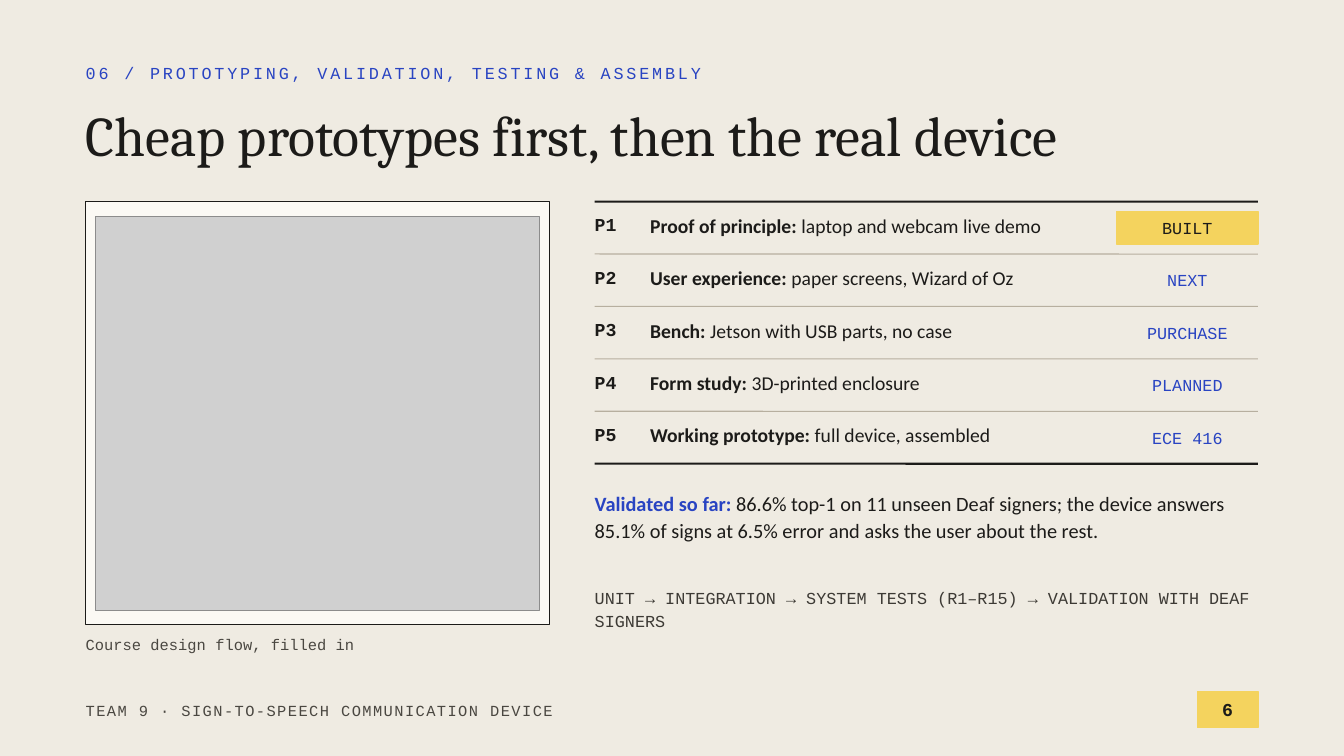
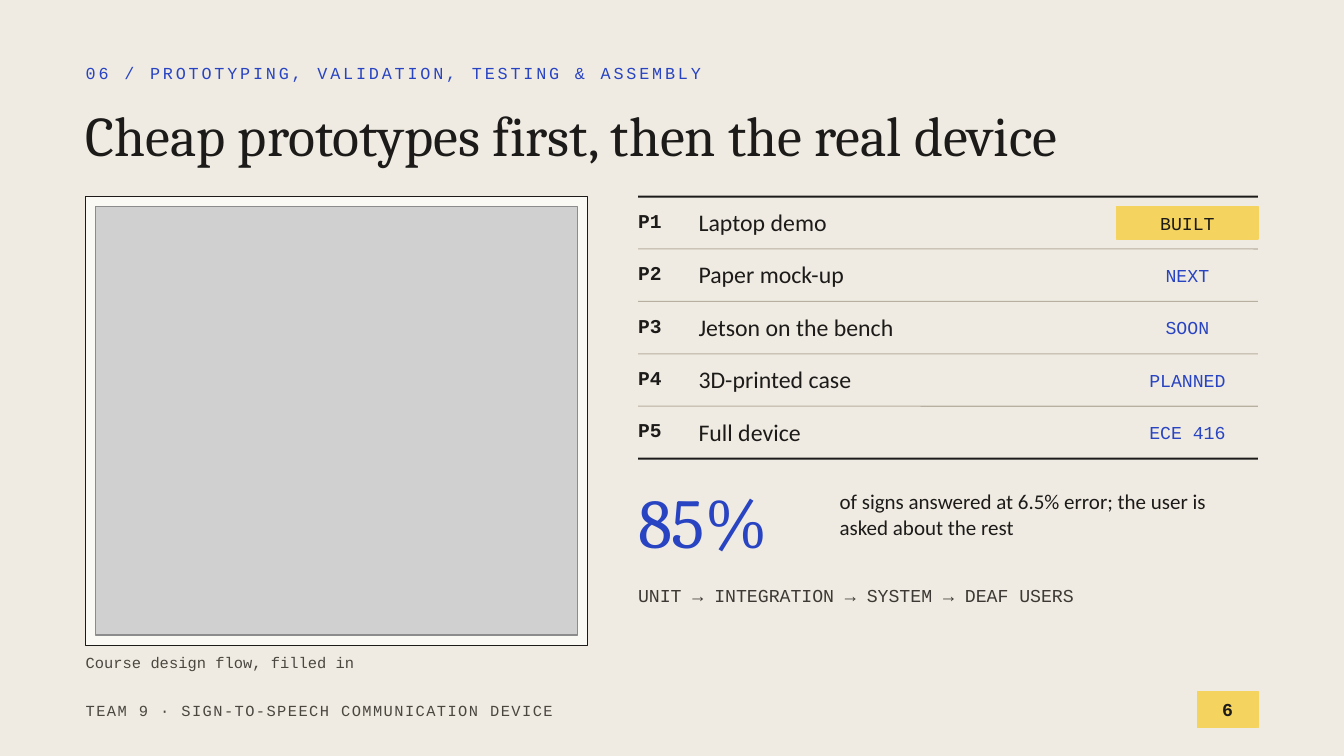
Before and after one commit to anxious956/Multilingual-Sign-to-Speech-Communication-Device, a slide deck: slide 6 of docs/presentation/Team9_Proposal_Presentation.pptx. Drawn at 1344x756 pixels with LibreOffice and Linux fonts; fonts in the diff are those of the drawing; grey boxes stand for pictures. Boxes give left, top, right and bottom in pixels: in the first picture for what was removed or moved away, otherwise in the second. Text is boxed around its words. In the diff, an @@ line names an element or a change of style, - is before the commit and + after.

```diff
--- a/docs/presentation/Team9_Proposal_Presentation.pptx
+++ b/docs/presentation/Team9_Proposal_Presentation.pptx
@@ rectangle: place and size @@
-rectangle at [86, 202, 549, 625]
+rectangle at [86, 197, 588, 645]
@@ picture: place and size @@
-picture at [96, 216, 539, 610]
+picture at [96, 207, 578, 635]
@@ text "P1": place and size @@
-text "P1" at [595, 219, 617, 231]
+text "P1" at [638, 215, 662, 228]
@@ line moved from (595, 202) - (1258, 202) to (638, 197) - (1258, 197) @@
@@ rectangle: place and size @@
-rectangle at [1117, 212, 1258, 244]
+rectangle at [1117, 207, 1258, 239]
@@ text at [699, 214, 827, 235]: text changed; size 14 to 17 pt @@
-Proof of principle: laptop and webcam live demo
+Laptop demo
@@ text "P2": place and size @@
-text "P2" at [595, 272, 617, 284]
+text "P2" at [638, 267, 662, 280]
@@ line moved from (595, 254) - (1258, 254) to (638, 249) - (1258, 249) @@
@@ text at [699, 266, 844, 287]: text changed; size 14 to 17 pt @@
-User experience: paper screens, Wizard of Oz
+Paper mock-up
@@ text "P3": place and size @@
-text "P3" at [595, 324, 617, 336]
+text "P3" at [638, 320, 662, 333]
@@ line moved from (595, 307) - (1258, 307) to (638, 301) - (1258, 301) @@
@@ text at [699, 319, 893, 336]: text changed; size 14 to 17 pt @@
-Bench: Jetson with USB parts, no case
+Jetson on the bench
@@ text at [1166, 322, 1210, 334]: text changed; size 12 to 13 pt @@
-PURCHASE
+SOON
@@ line moved from (595, 359) - (1258, 359) to (638, 354) - (1258, 354) @@
@@ text "P4": place and size @@
-text "P4" at [595, 377, 617, 389]
+text "P4" at [638, 372, 662, 385]
@@ text at [699, 371, 851, 392]: text changed; size 14 to 17 pt @@
-Form study: 3D-printed enclosure
+3D-printed case
@@ size 13 to 14 pt in 5 elements at [638, 215, 662, 228], [638, 267, 662, 280], [638, 320, 662, 333], [638, 372, 662, 385], [638, 424, 662, 437] @@
@@ text "P5": place and size @@
-text "P5" at [595, 429, 617, 441]
+text "P5" at [638, 424, 662, 437]
@@ line moved from (595, 411) - (1258, 411) to (638, 406) - (1258, 406) @@
@@ size 12 to 13 pt in 4 elements at [1160, 218, 1214, 230], [1166, 270, 1210, 282], [1149, 375, 1225, 387], [1149, 427, 1226, 439] @@
@@ text at [699, 424, 800, 441]: text changed; size 14 to 17 pt @@
-Working prototype: full device, assembled
+Full device
@@ line moved from (595, 464) - (1258, 464) to (638, 459) - (1258, 459) @@
@@ text added at [638, 499, 768, 551], 50 pt, text #2944C2 @@
+85%
@@ text at [840, 494, 1206, 535]: text changed; size 14.5 to 15 pt @@
-Validated so far: 86.6% top-1 on 11 unseen Deaf signers; the device answers 85.1% of signs at 6.5% error and asks the user about the rest.
+of signs answered at 6.5% error; the user is asked about the rest
@@ text at [638, 590, 1074, 602]: text changed; size 12 to 13 pt @@
-UNIT → INTEGRATION → SYSTEM TESTS (R1–R15) → VALIDATION WITH DEAF SIGNERS
+UNIT → INTEGRATION → SYSTEM → DEAF USERS
@@ text "Course design flow, filled in": place and size @@
-text "Course design flow, filled in" at [86, 639, 355, 653]
+text "Course design flow, filled in" at [86, 657, 355, 671]
```
Also in this commit, not shown: 5 other slides changed, 1 other file.
